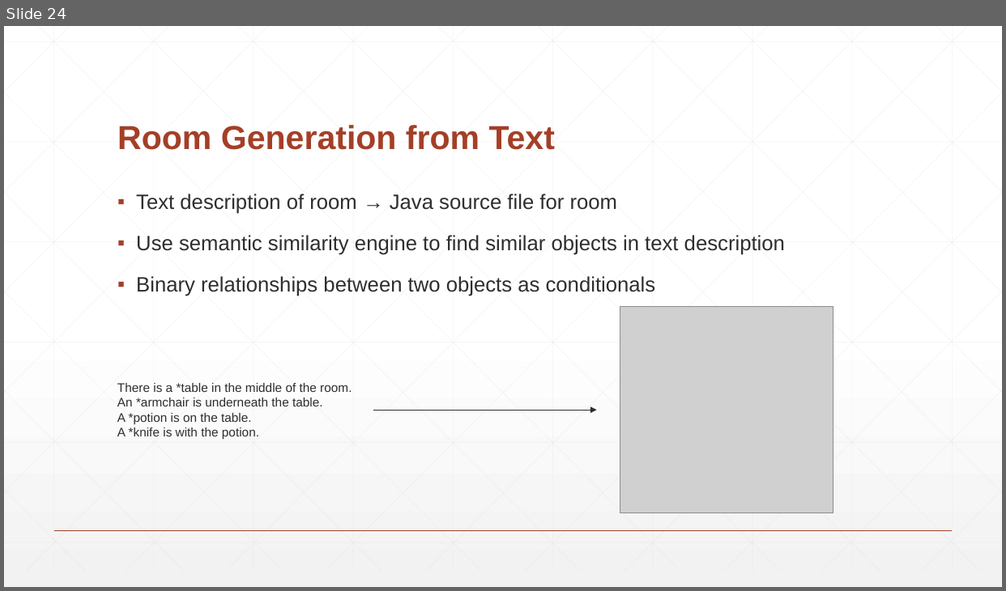
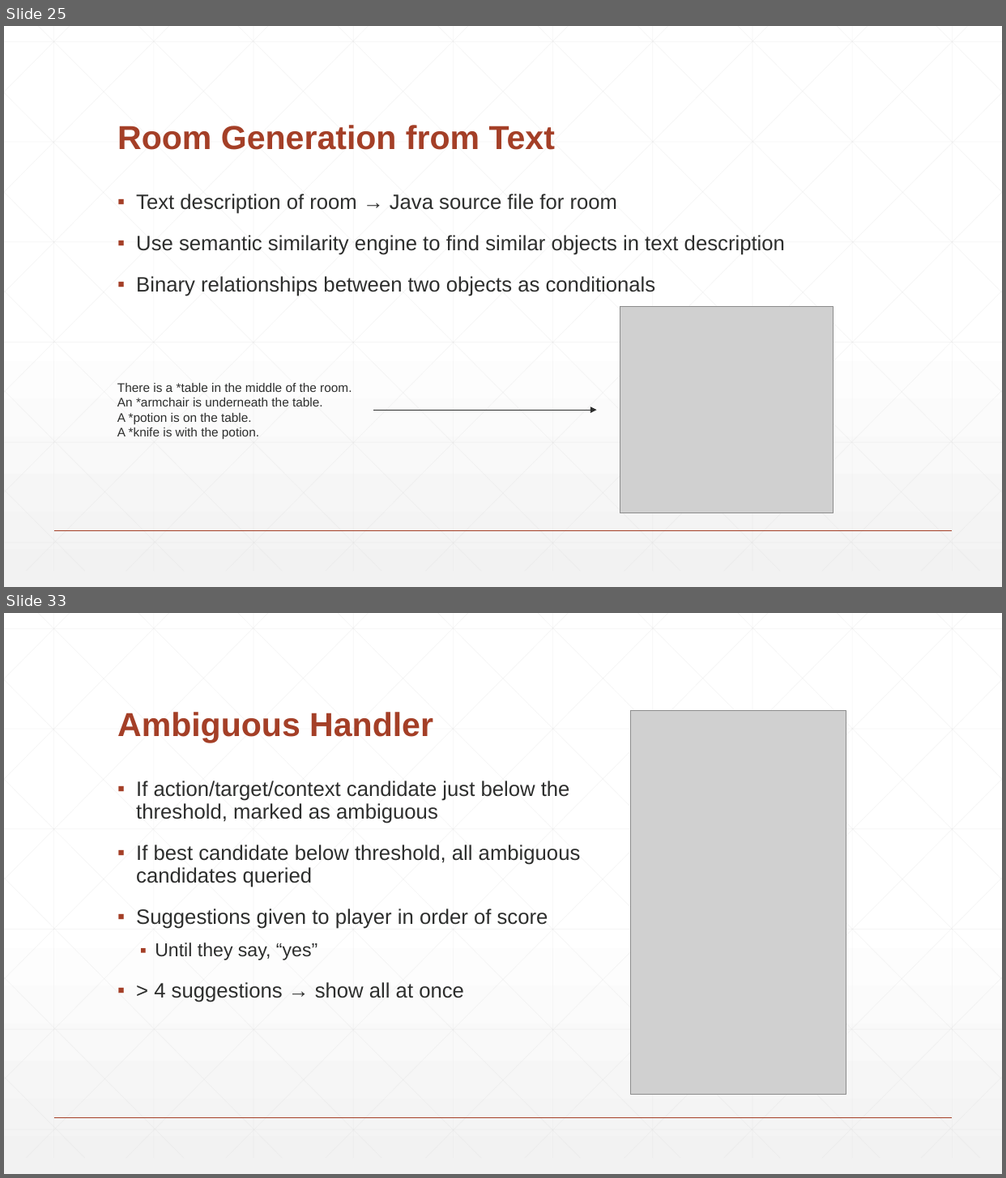
Before and after one commit to BaronKhan/VoiceRecognitionRPG, a slide deck: presentation/presentation.pptx. Shown one above the other, each under a label of ours: slide 24 before the commit, slides 25 and 33 after it; the slides between them are not shown. The pictures are 1006x591 and 1006x1178 pixels, drawn with LibreOffice and Linux fonts; fonts in the diff are those of the drawing; grey boxes stand for pictures. Boxes give left, top, right and bottom in pixels: in the first picture for what was removed or moved away, otherwise in the second. Text is boxed around its words. In the diff, an @@ line names an element or a change of style, - is before the commit and + after.

```diff
--- a/presentation/presentation.pptx
+++ b/presentation/presentation.pptx
@@ slide 33 added at <box>4,613,1002,1174</box>, background gradient #FFFFFF to #F2F2F2; not listed: 47 template elements that a slide beside it also shows @@
@@ title added at <box>117,712,433,743</box>, 32 pt, text #A43F27, bold @@
+Ambiguous Handler
@@ picture added at <box>631,711,846,1094</box> @@
@@ text added at <box>136,781,581,1003</box>, 20 pt, text #2D2E2D @@
+▪ If action/target/context candidate just below the threshold, marked as ambiguous
+▪ If best candidate below threshold, all ambiguous candidates queried
+▪ Suggestions given to player in order of score
+  ▪ Until they say, “yes”
+▪ > 4 suggestions → show all at once
@@ what was slide 24 is now slide 25 @@
```
Also in this commit, not shown: 7 slides changed, 9 other slides added, 3 other files.
